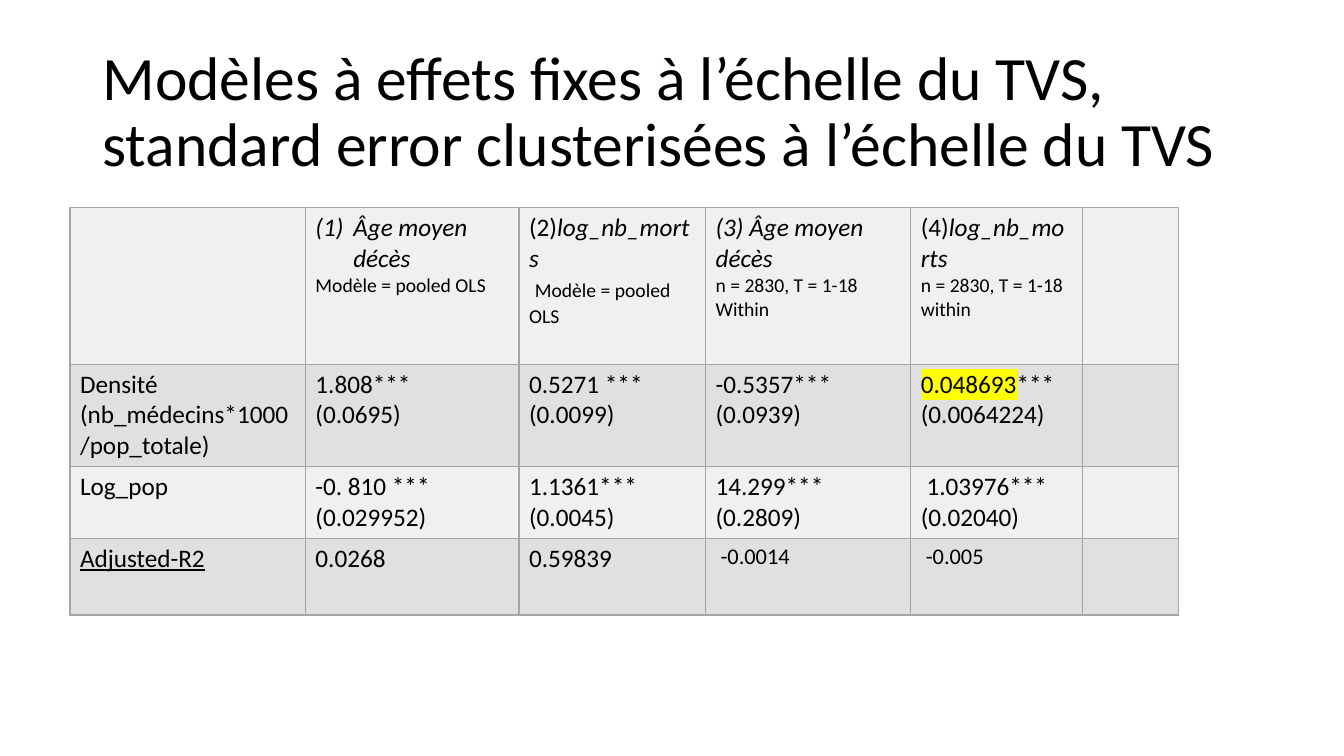
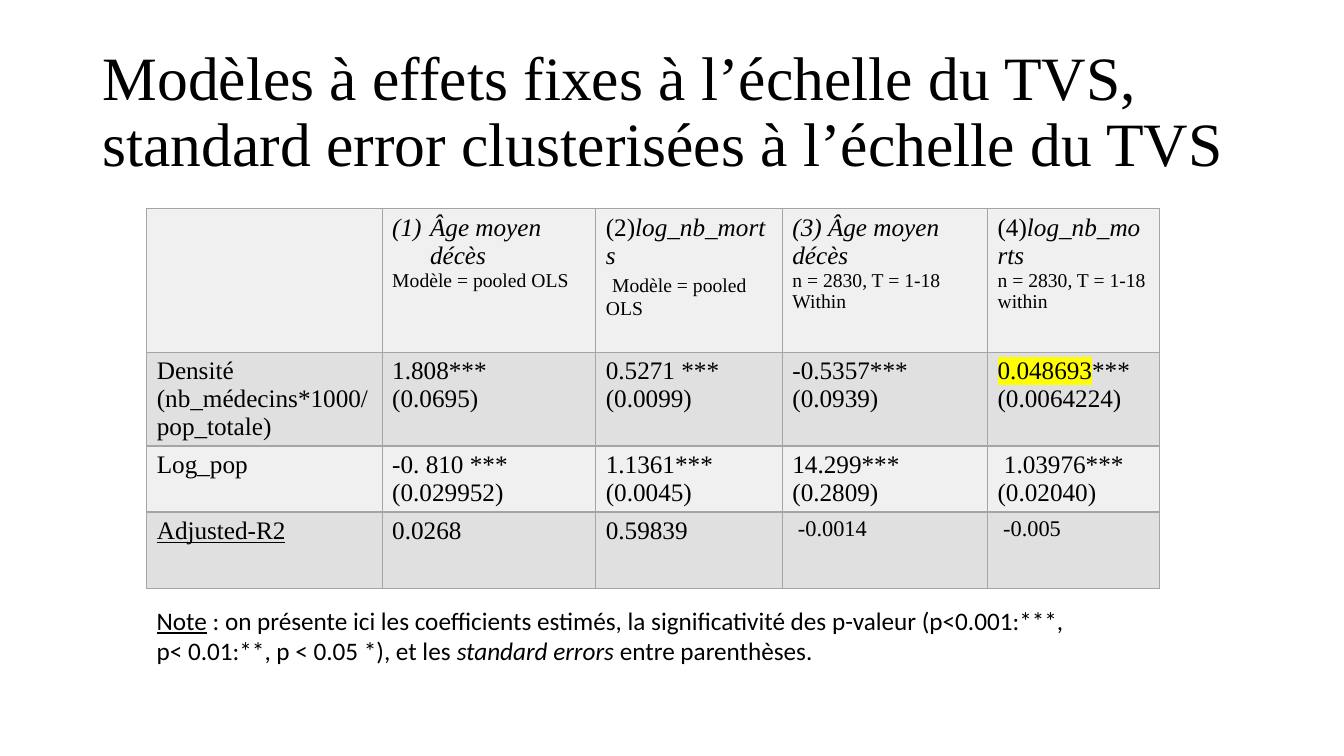
Before and after one commit to mchabaud/Project-DSSS, a slide deck: slide 11 of Presentation_13_04_22.pptx (slide 16 before the commit). Drawn at 1344x756 pixels with LibreOffice and Linux fonts; fonts in the diff are those of the drawing. Boxes give left, top, right and bottom in pixels: in the first picture for what was removed or moved away, otherwise in the second. Text is boxed around its words. In the diff, an @@ line names an element or a change of style, - is before the commit and + after.

```diff
--- a/Presentation_13_04_22.pptx
+++ b/Presentation_13_04_22.pptx
@@ title "Modèles à effets fixes à ..." at (102, 56, 1222, 167): font Calibri to Times New Roman @@
@@ table at (147, 209, 1160, 582) @@
-column 6:  |  |  | 
@@ table: place and size @@
-table at (70, 208, 1179, 611)
+table at (147, 209, 1160, 582)
@@ text added at (157, 612, 1063, 664), 18 pt, text #000000 @@
+Note : on présente ici les coefficients estimés, la significativité des p-valeur (p<0.001:***, p< 0.01:**, p < 0.05 *), et les standard errors entre parenthèses.
```
Also in this commit, not shown: 10 other slides changed, 5 slides added, 8 slides removed.
